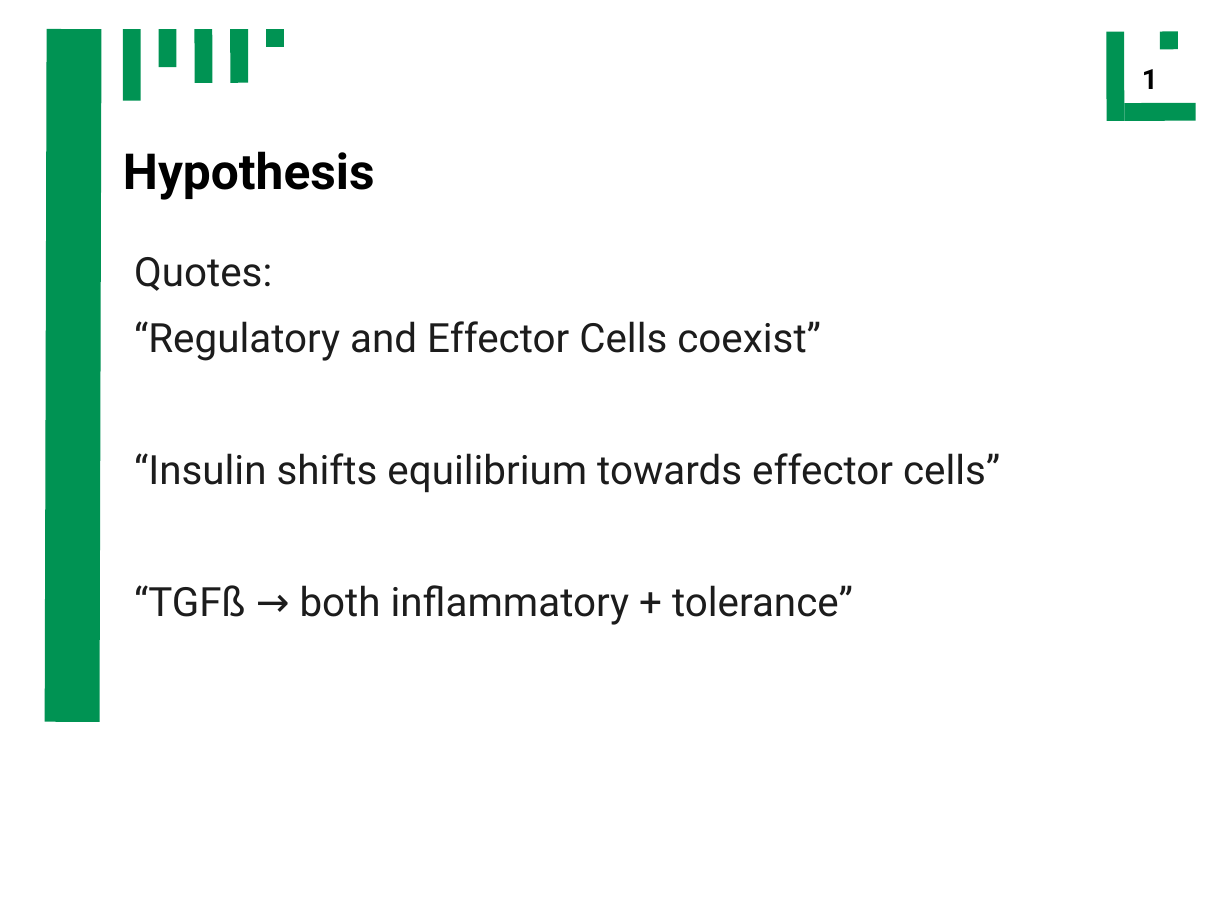
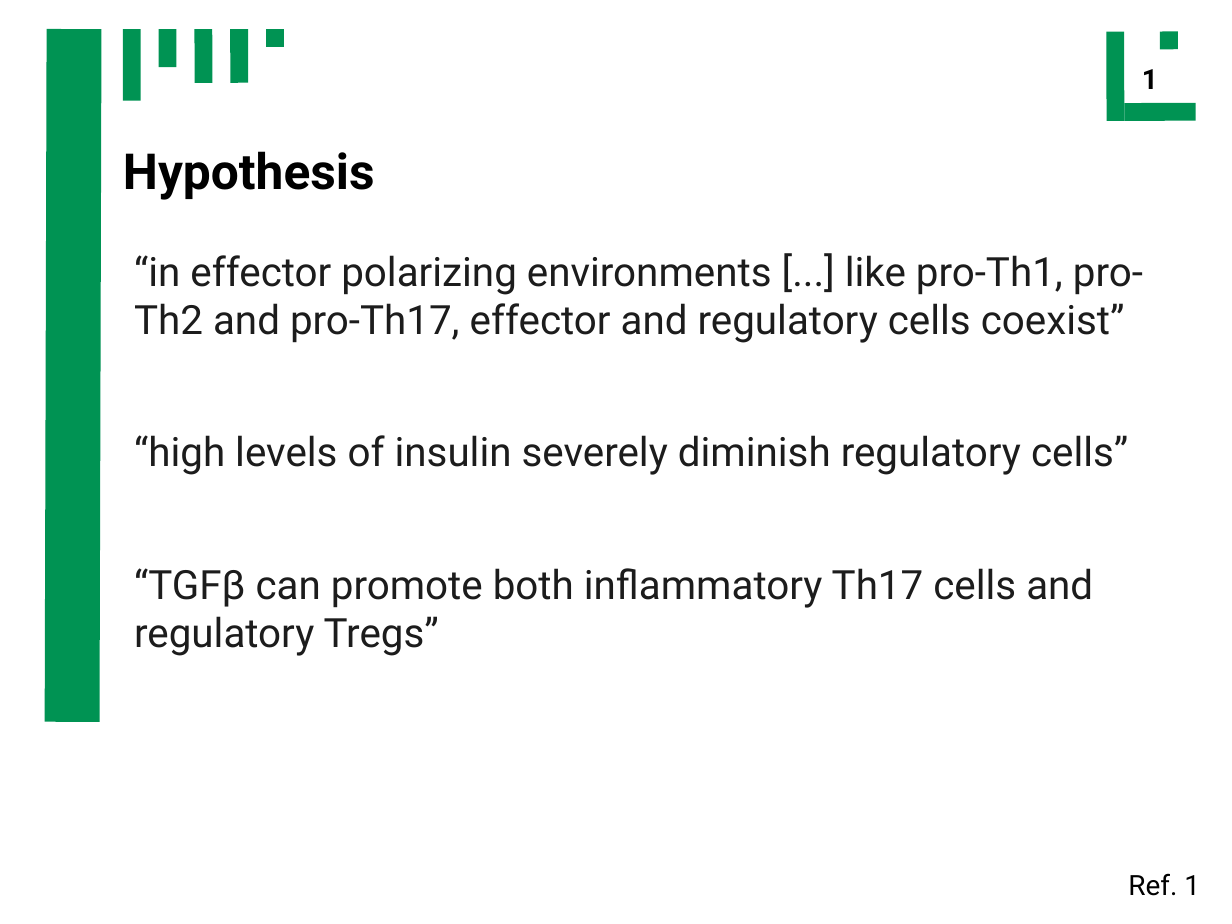
Before and after one commit to ch4perone/HaveFunWithSysBio, a slide deck: slide 9 of presentation.odp (slide 8 before the commit). Drawn at 1232x924 pixels with LibreOffice and Linux fonts; fonts in the diff are those of the drawing. Boxes give left, top, right and bottom in pixels: in the first picture for what was removed or moved away, otherwise in the second. Text is boxed around its words. In the diff, an @@ line names an element or a change of style, - is before the commit and + after.

```diff
--- a/presentation.odp
+++ b/presentation.odp
@@ text at (134,255,1143,656): text changed @@
-Quotes:
-“Regulatory and Effector Cells coexist”
-“Insulin shifts equilibrium towards effector cells”
-“TGFß → both inflammatory + tolerance”
+“in effector polarizing environments [...] like pro-Th1, pro-Th2 and pro-Th17, effector and regulatory cells coexist”
+“high levels of insulin severely diminish regulatory cells”
+“TGFβ can promote both inflammatory Th17 cells and regulatory Tregs”
@@ text added at (1128,873,1200,896), 18 pt, text #000000 @@
+Ref. 1
```
Also in this commit, not shown: 5 other slides changed, 7 slides added, 3 slides removed, 9 other files.
